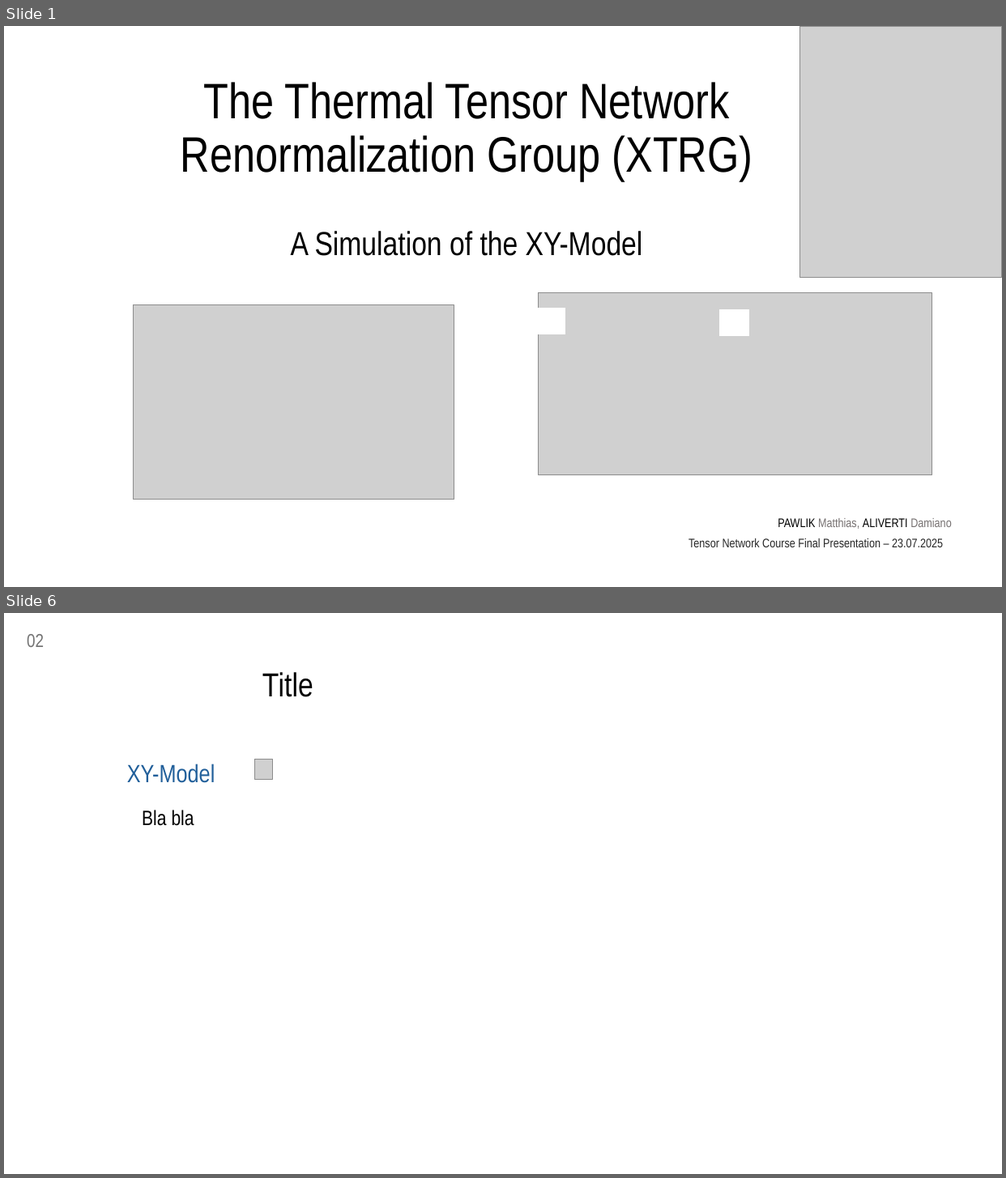
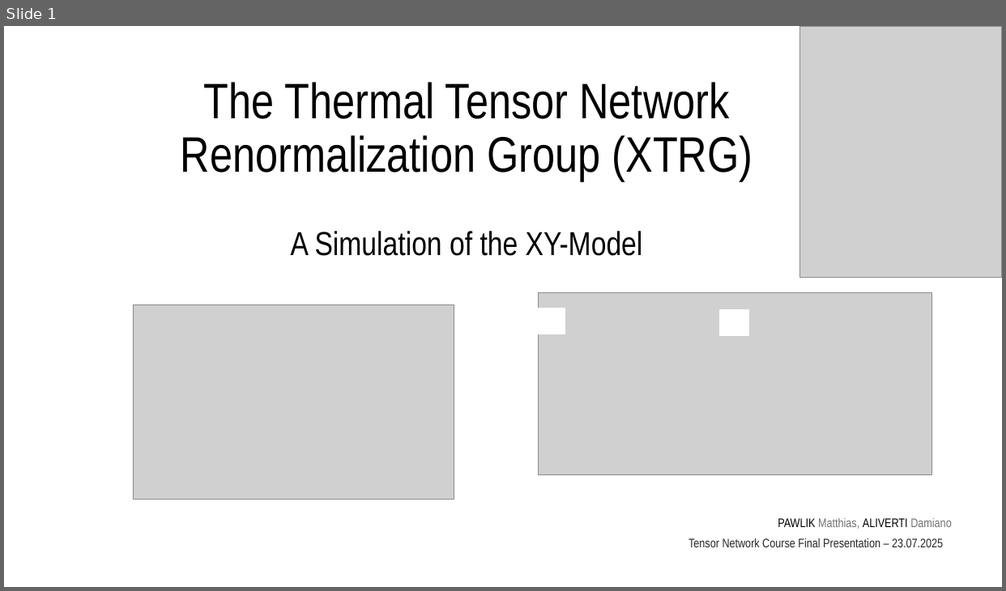
Before and after one commit to MrHighsenberg/XTRG-Algorithm, a slide deck: presentation/Term_Project_XTRG_Presentation.pptx. Shown one above the other, each under a label of ours: slides 1 and 6 before the commit, slide 1 after it; the slides between them are not shown. The pictures are 1006x1178 and 1006x591 pixels, drawn with LibreOffice and Linux fonts; fonts in the diff are those of the drawing; grey boxes stand for pictures. Boxes give left, top, right and bottom in pixels: in the first picture for what was removed or moved away, otherwise in the second. Text is boxed around its words. In the diff, an @@ line names an element or a change of style, - is before the commit and + after.

```diff
--- a/presentation/Term_Project_XTRG_Presentation.pptx
+++ b/presentation/Term_Project_XTRG_Presentation.pptx
@@ slide 6 removed at (x1=4, y1=613, x2=1002, y2=1174), background #FFFFFF @@
@@ text removed at (x1=27, y1=634, x2=44, y2=647) @@
-02
@@ text removed at (x1=262, y1=672, x2=313, y2=697) @@
-Title
@@ text removed at (x1=127, y1=764, x2=215, y2=783) @@
-XY-Model
@@ picture removed at (x1=255, y1=760, x2=272, y2=779) @@
@@ text removed at (x1=142, y1=810, x2=194, y2=826) @@
-Bla bla
```
Also in this commit, not shown: 2 slides changed, 2 slides added, 2 other slides removed, 7 other files.
